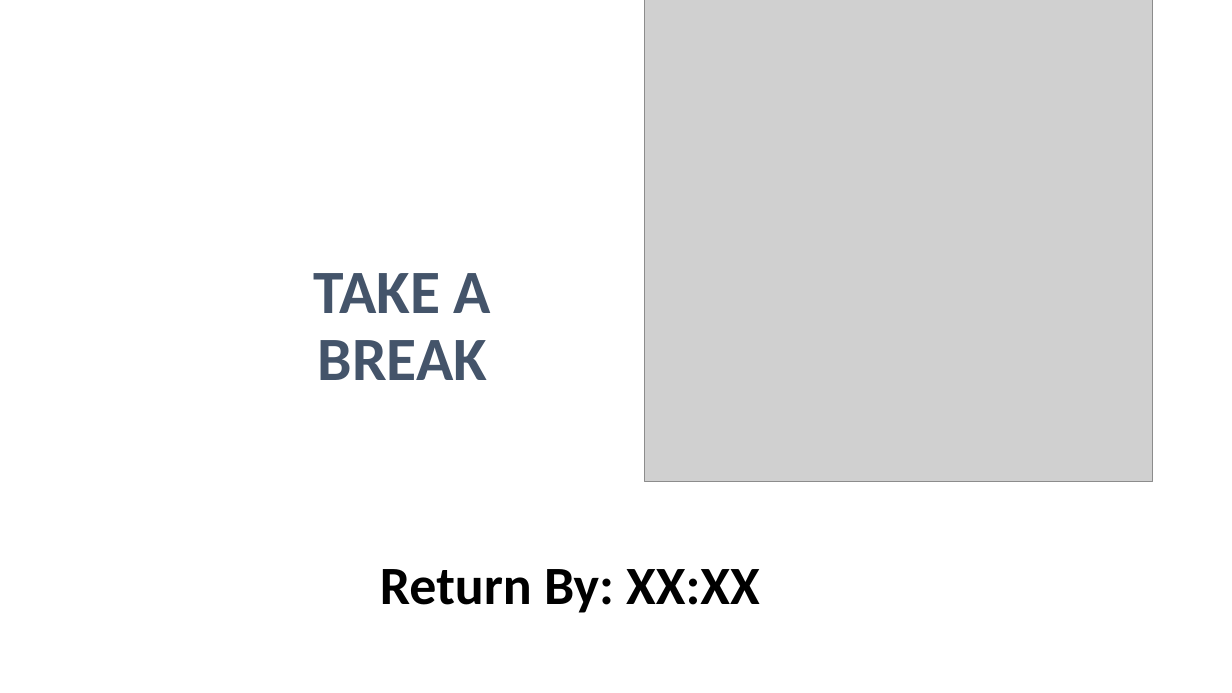
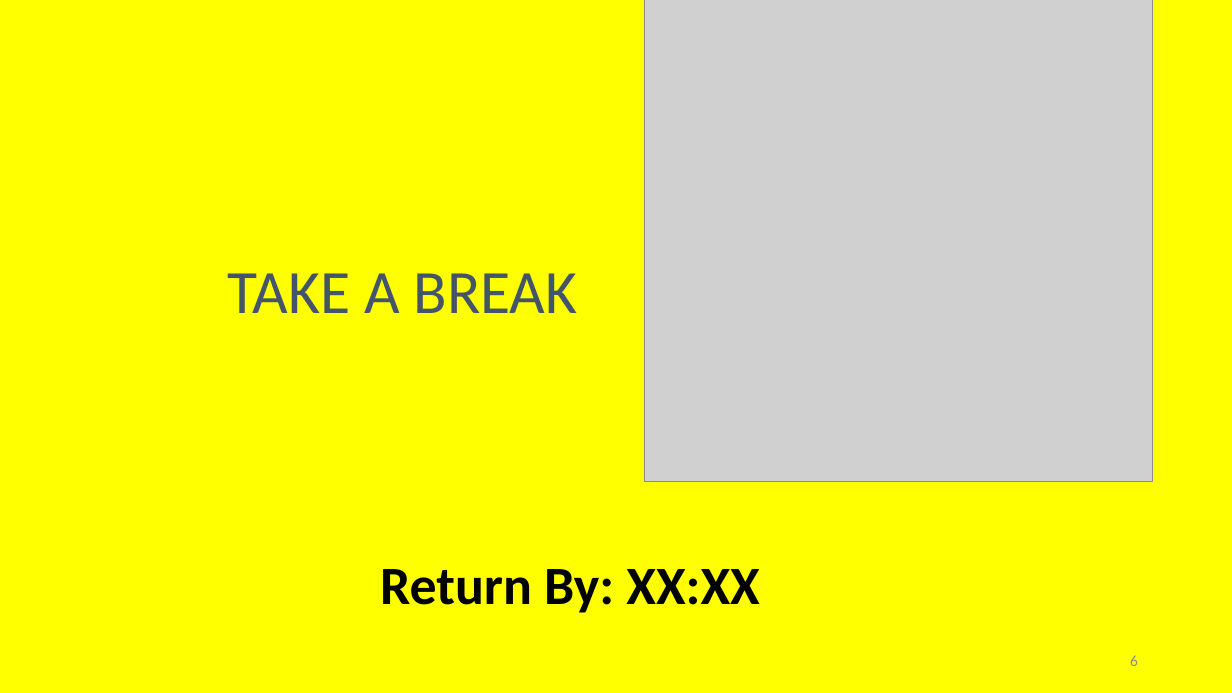
Before and after one commit to irregularchat/template-instructional-design, a slide deck: slide 6 of Development-Training_Name/4-Implement/Lesson_Plans-POI_NAME/Lesson_Plan01-NAME/Audio_Visual-Template/Lesson_Slide-LESSON_NAME.pptx (slide 4 before the commit). Drawn at 1232x693 pixels with LibreOffice and Linux fonts; fonts in the diff are those of the drawing; grey boxes stand for pictures; background and template pictures are left out. Boxes give left, top, right and bottom in pixels: in the first picture for what was removed or moved away, otherwise in the second. Text is boxed around its words. In the diff, an @@ line names an element or a change of style, - is before the commit and + after.

Commit message:
made the template match the master slide deck with colors and formats. removed placeholder logos

```diff
--- a/Development-Training_Name/4-Implement/Lesson_Plans-POI_NAME/Lesson_Plan01-NAME/Audio_Visual-Template/Lesson_Slide-LESSON_NAME.pptx
+++ b/Development-Training_Name/4-Implement/Lesson_Plans-POI_NAME/Lesson_Plan01-NAME/Audio_Visual-Template/Lesson_Slide-LESSON_NAME.pptx
@@ background #FFFFFF to #FFFF00 @@
@@ title "TAKE A BREAK" at <box>227,273,578,313</box>: bold off @@
@@ page number added at <box>1130,655,1138,666</box>, 12 pt, text #8C8C8C @@
+6
```
Also in this commit, not shown: 1 other slide changed, 4 slides added, 1 slide removed.
